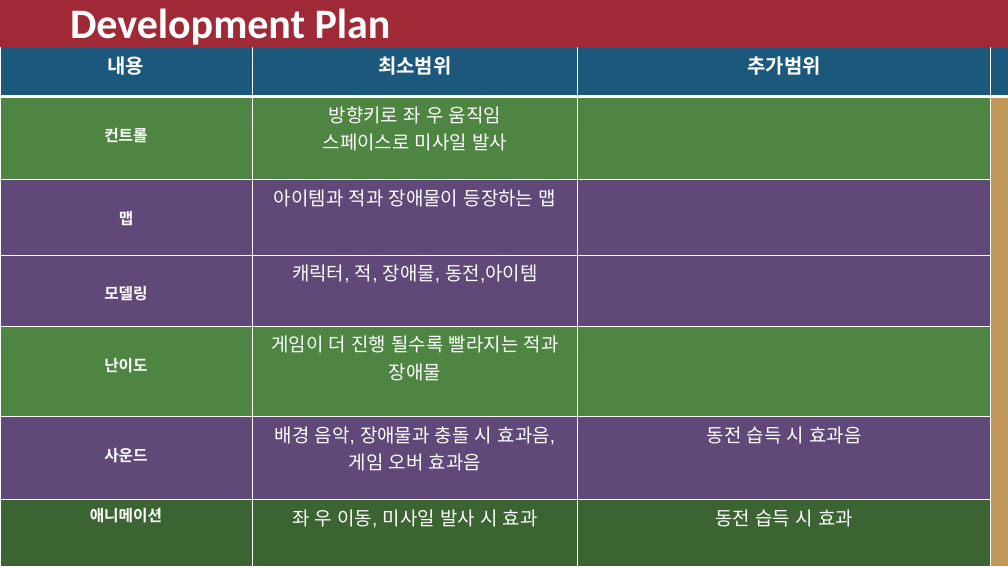
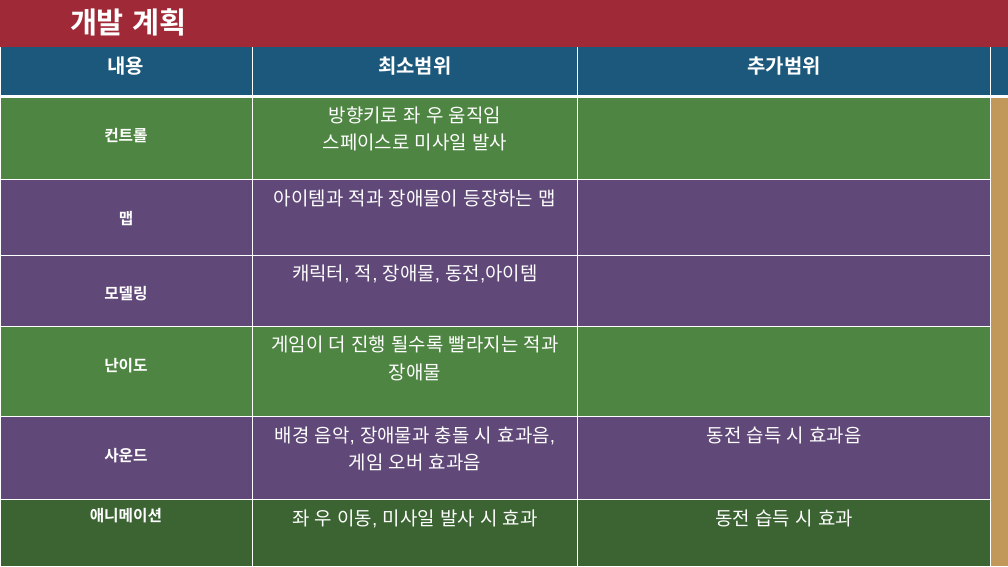
Before and after one commit to Sinhokang/2D-GP, a slide deck: slide 3 of 2011182001_kangsinho_Second.pptx. Drawn at 1008x567 pixels with LibreOffice and Linux fonts; fonts in the diff are those of the drawing. Boxes give left, top, right and bottom in pixels: in the first picture for what was removed or moved away, otherwise in the second. Text is boxed around its words. In the diff, an @@ line names an element or a change of style, - is before the commit and + after.

```diff
--- a/2011182001_kangsinho_Second.pptx
+++ b/2011182001_kangsinho_Second.pptx
@@ text at [70,8,186,36]: text changed; size 40 to 28 pt @@
-Development Plan
+개발 계획
```
Also in this commit, not shown: 2 other slides changed, 1 slide added, 2 other files.
